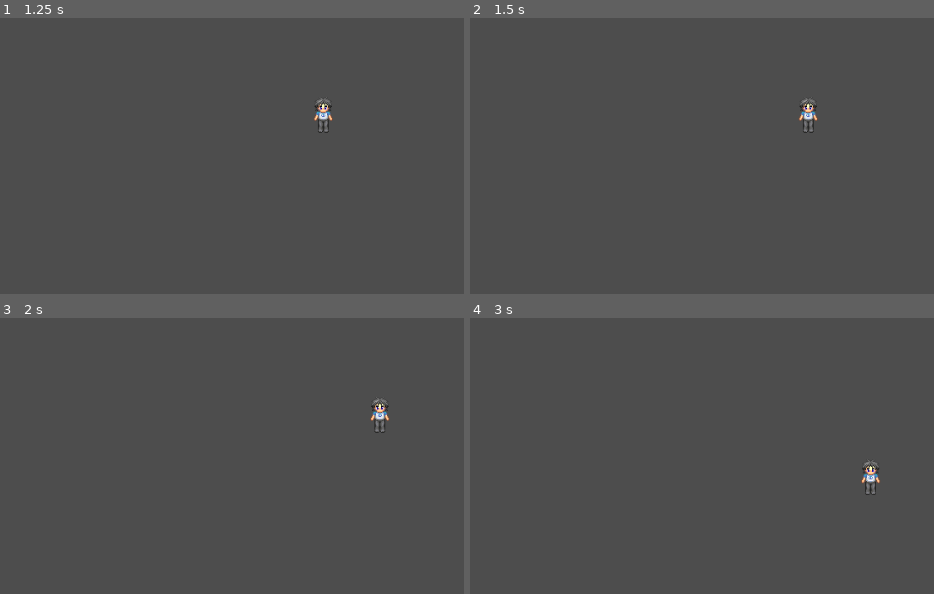
Above: before the commit, frames 1-4 (two rows, left to right).
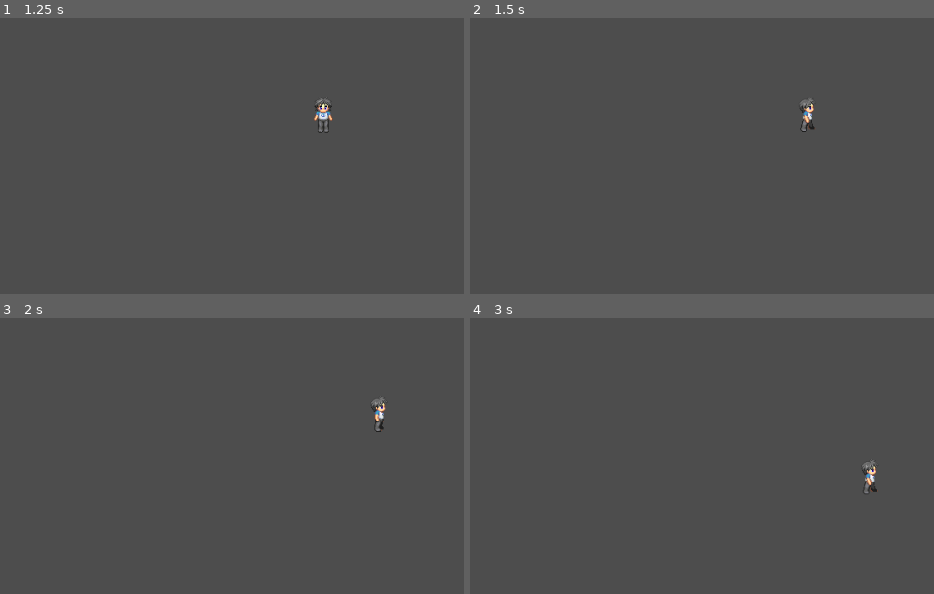
Above: after the commit, the same moments.

Repository: snova1/Parasocial_syndrome
Game: Godot game, scene res://menu.tscn
Two runs of this game, one before a commit and one after it. Both use one fixed random seed, a clock stepped at 60 frames per second and the inputs below.
Inputs:
- Up to frame 1 (1.25 s): click "Iniciar" at 0.5 s
- Up to frame 2 (1.5 s): tap Enter at 1.25 s; hold D (derecha) from 1.28 s (still down)
- Up to frame 3 (2 s): keep holding D (derecha)
- Up to frame 4 (3 s): release D (derecha) at 2.03 s; hold S (abajo) 2.03-2.78 s; hold D (derecha) from 2.78 s (still down)

Frame 1 is identical in both runs. In frame 2, 0.3% of the frame differs, in the area x 70-75%, y 28-42%; in frame 3, 0.3%; in frame 4, 0.3%.

Commit message:
Movimiento jugador

Diff:
--- a/parasocial-syndrome/Scripts/Jugador/jugador.gd
+++ b/parasocial-syndrome/Scripts/Jugador/jugador.gd
@@ -1,7 +1,12 @@
 class_name Jugador extends CharacterBody2D
 
+var cardinal_direction: Vector2=Vector2.DOWN
+var direction: Vector2=Vector2.ZERO
+var move_speed: float=100.0
+var state: String="still"
 
-var move_speed: float=100.0
+@onready var animation_player: AnimationPlayer = $AnimationPlayer
+@onready var sprite: Sprite2D = $Sprite2D
 
 
 # Called when the node enters the scene tree for the first time.
@@ -11,14 +16,30 @@
 
 # Called every frame. 'delta' is the elapsed time since the previous frame.
 func _process(delta: float) -> void:
-	var direction:Vector2=Vector2.ZERO
 	direction.x=Input.get_action_strength("derecha")-Input.get_action_strength("izquierda")
 	direction.y=Input.get_action_strength("abajo")-Input.get_action_strength("arriba")
 
-	velocity=direction*move_speed
-
+	if direction.length() > 0:
+		direction = direction.normalized()
+		state = "moving"
+		cardinal_direction = direction
+	else:
+		state = "still"
 	pass
 
 
 func _physics_process(delta: float) -> void:
+	velocity=direction*move_speed
 	move_and_slide()
+
+	if state == "moving":
+		if cardinal_direction.y > 0:
+			animation_player.play("caminar_abajo")
+		elif cardinal_direction.y < 0:
+			animation_player.play("caminar_arriba")
+		elif cardinal_direction.x > 0:
+			animation_player.play("caminar_derecha")
+		elif cardinal_direction.x < 0:
+			animation_player.play("caminar_izquierda")
+	elif state == "still":
+		animation_player.stop()
--- a/parasocial-syndrome/jugador.tscn
+++ b/parasocial-syndrome/jugador.tscn
@@ -1,9 +1,101 @@
-[gd_scene load_steps=4 format=3 uid="uid://mxvq8r62c0re"]
+[gd_scene load_steps=10 format=3 uid="uid://mxvq8r62c0re"]
 
 [ext_resource type="Texture2D" uid="uid://b1d0s0br5vroq" path="res://Assets/Jugador/spritexb-3905.png" id="1_2e5dv"]
 [ext_resource type="Script" path="res://Scripts/Jugador/jugador.gd" id="1_splfa"]
 
 [sub_resource type="CircleShape2D" id="CircleShape2D_2b6qv"]
+
+[sub_resource type="Animation" id="Animation_n2etc"]
+resource_name = "caminar_abajo"
+length = 0.6666
+loop_mode = 1
+tracks/0/type = "value"
+tracks/0/imported = false
+tracks/0/enabled = true
+tracks/0/path = NodePath("Sprite2D:frame")
+tracks/0/interp = 1
+tracks/0/loop_wrap = true
+tracks/0/keys = {
+"times": PackedFloat32Array(0, 0.166667, 0.333333, 0.5),
+"transitions": PackedFloat32Array(1, 1, 1, 1),
+"update": 1,
+"values": [0, 1, 2, 3]
+}
+
+[sub_resource type="Animation" id="Animation_rswjx"]
+length = 0.001
+tracks/0/type = "value"
+tracks/0/imported = false
+tracks/0/enabled = true
+tracks/0/path = NodePath("Sprite2D:frame")
+tracks/0/interp = 1
+tracks/0/loop_wrap = true
+tracks/0/keys = {
+"times": PackedFloat32Array(0),
+"transitions": PackedFloat32Array(1),
+"update": 1,
+"values": [0]
+}
+
+[sub_resource type="Animation" id="Animation_ukx8a"]
+resource_name = "caminar_arriba"
+length = 0.6666
+loop_mode = 1
+tracks/0/type = "value"
+tracks/0/imported = false
+tracks/0/enabled = true
+tracks/0/path = NodePath("Sprite2D:frame")
+tracks/0/interp = 1
+tracks/0/loop_wrap = true
+tracks/0/keys = {
+"times": PackedFloat32Array(0, 0.166667, 0.333333, 0.5),
+"transitions": PackedFloat32Array(1, 1, 1, 1),
+"update": 1,
+"values": [12, 13, 14, 15]
+}
+
+[sub_resource type="Animation" id="Animation_fe817"]
+resource_name = "caminar_izquierda"
+length = 0.6666
+loop_mode = 1
+tracks/0/type = "value"
+tracks/0/imported = false
+tracks/0/enabled = true
+tracks/0/path = NodePath("Sprite2D:frame")
+tracks/0/interp = 1
+tracks/0/loop_wrap = true
+tracks/0/keys = {
+"times": PackedFloat32Array(0, 0.166667, 0.333333, 0.5),
+"transitions": PackedFloat32Array(1, 1, 1, 1),
+"update": 1,
+"values": [4, 5, 6, 7]
+}
+
+[sub_resource type="Animation" id="Animation_0tj6v"]
+resource_name = "caminar_derecha"
+length = 0.6666
+loop_mode = 1
+tracks/0/type = "value"
+tracks/0/imported = false
+tracks/0/enabled = true
+tracks/0/path = NodePath("Sprite2D:frame")
+tracks/0/interp = 1
+tracks/0/loop_wrap = true
+tracks/0/keys = {
+"times": PackedFloat32Array(0, 0.166667, 0.333333, 0.5),
+"transitions": PackedFloat32Array(1, 1, 1, 1),
+"update": 1,
+"values": [8, 9, 10, 11]
+}
+
+[sub_resource type="AnimationLibrary" id="AnimationLibrary_2g1kb"]
+_data = {
+"RESET": SubResource("Animation_rswjx"),
+"caminar_abajo": SubResource("Animation_n2etc"),
+"caminar_arriba": SubResource("Animation_ukx8a"),
+"caminar_derecha": SubResource("Animation_0tj6v"),
+"caminar_izquierda": SubResource("Animation_fe817")
+}
 
 [node name="Jugador" type="CharacterBody2D"]
 script = ExtResource("1_splfa")
@@ -16,3 +108,8 @@
 texture = ExtResource("1_2e5dv")
 hframes = 4
 vframes = 4
+
+[node name="AnimationPlayer" type="AnimationPlayer" parent="."]
+libraries = {
+"": SubResource("AnimationLibrary_2g1kb")
+}
